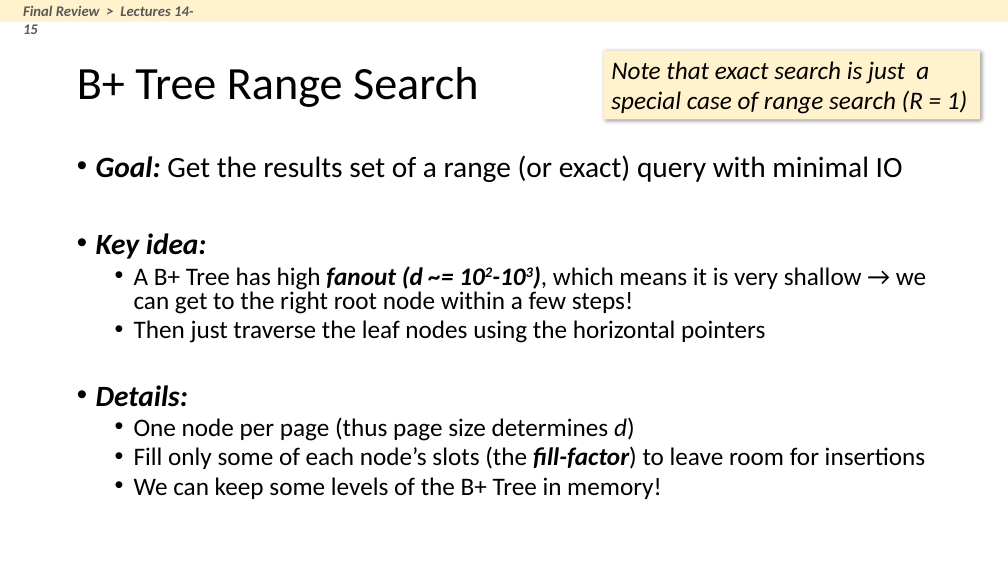
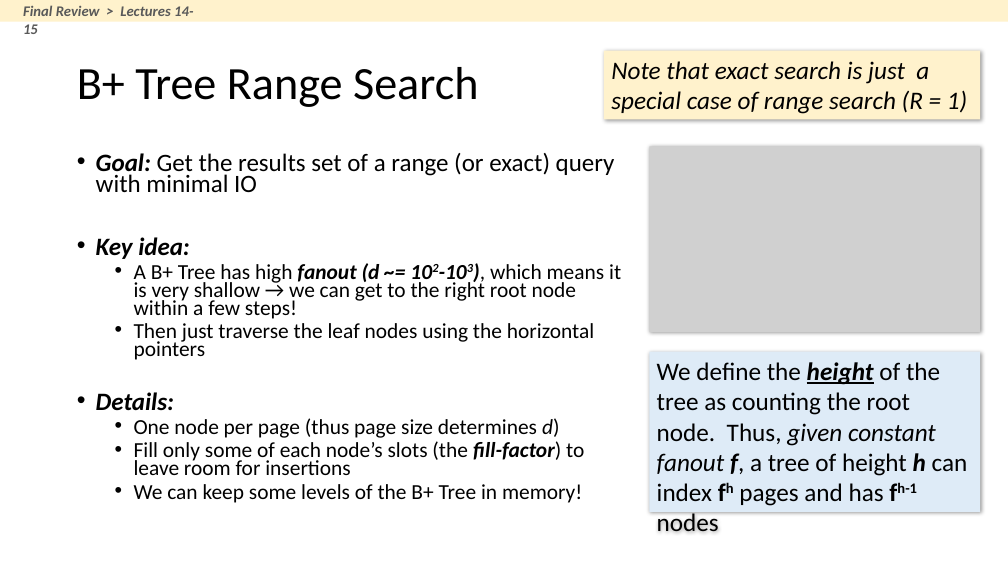
Before and after one commit to XIEQ/cs145-notebooks, a slide deck: slide 16 of final/final_review.pptx. Drawn at 1008x567 pixels with LibreOffice and Linux fonts; fonts in the diff are those of the drawing; grey boxes stand for pictures. Boxes give left, top, right and bottom in pixels: in the first picture for what was removed or moved away, otherwise in the second. Text is boxed around its words. In the diff, an @@ line names an element or a change of style, - is before the commit and + after.

```diff
--- a/final/final_review.pptx
+++ b/final/final_review.pptx
@@ picture added at (650,147,981,333) @@
@@ text "Goal: Get the results set ..." at (96,153,621,503): size 28 to 23.8 pt in "Goal: Get the results set of a ...", "Key idea:", "Details:"; size 24 to 20.4 pt in "A B+ Tree has high fanout (d ...", "Then just traverse the leaf nodes using ...", "One node per page (thus page size ...", "Fill only some of each node’s slots ..." and 1 more places; line spacing 0.8 to 0.7 @@
@@ rectangle added at (650,352,981,512), fill #DEEBF7, 24 pt, text #000000 @@
+We define the height of the tree as counting the root node. Thus, given constant fanout f, a tree of height h can index fh pages and has fh-1 nodes
```
Also in this commit, not shown: 10 other slides changed, 1 slide added, 3 other files.
